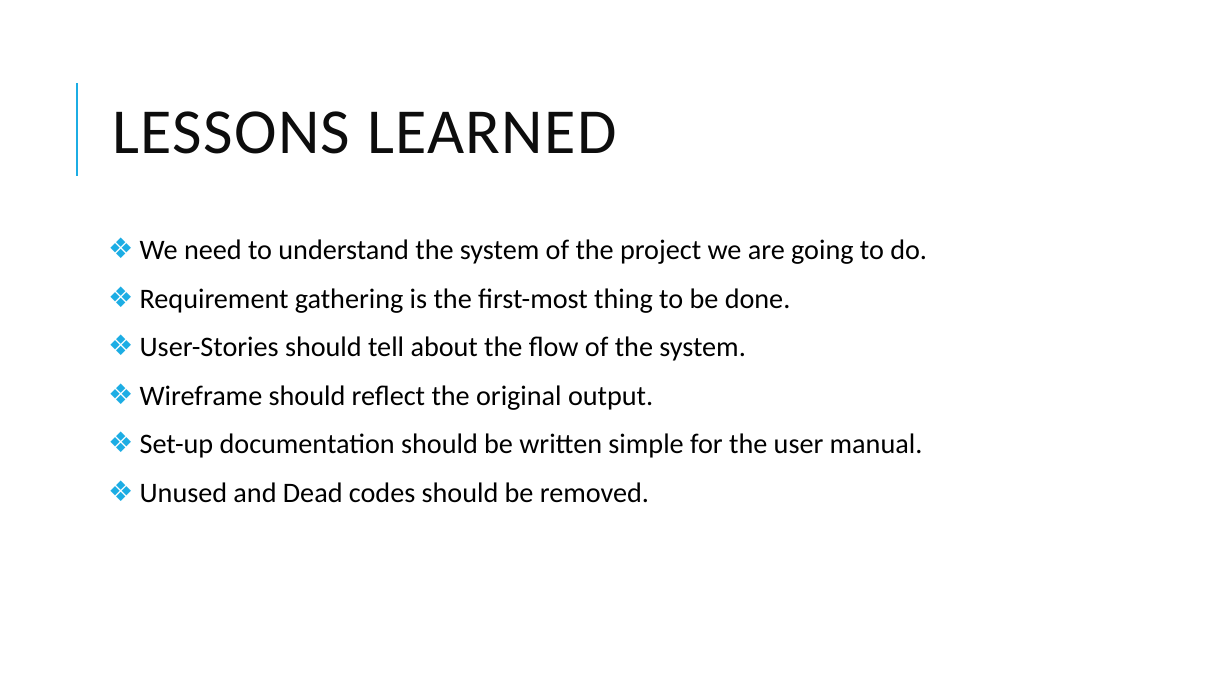
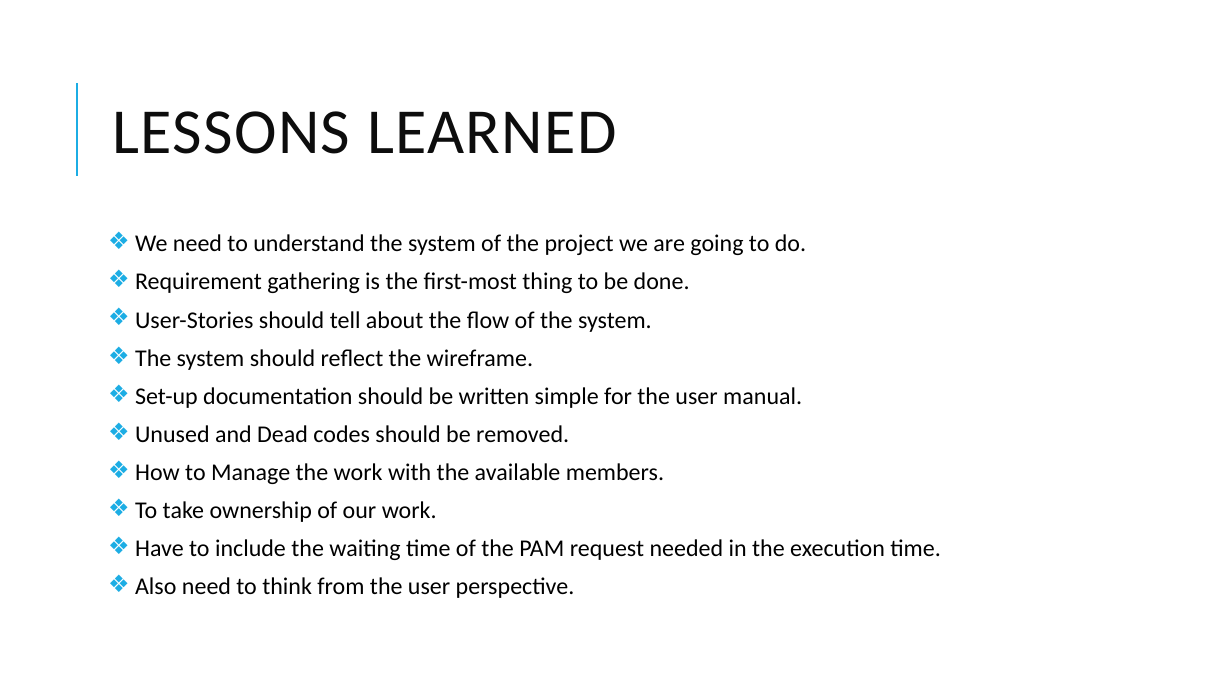
Before and after one commit to arvi9/ASPNet-WebAPI-Anngular-Project, a slide deck: slide 11 of Aurora/Demo/Aurora Demo.pptx. Drawn at 1232x693 pixels with LibreOffice and Linux fonts; fonts in the diff are those of the drawing. Boxes give left, top, right and bottom in pixels: in the first picture for what was removed or moved away, otherwise in the second. Text is boxed around its words. In the diff, an @@ line names an element or a change of style, - is before the commit and + after.

```diff
--- a/Aurora/Demo/Aurora Demo.pptx
+++ b/Aurora/Demo/Aurora Demo.pptx
@@ text at [135,234,806,442]: size 22 to 18.7 pt in "We need to understand the system of ...", "Requirement gathering is the first-most thing to ...", "User-Stories should tell about the flow of ...", "Set-up documentation should be written simple for ..." and 1 more places; line spacing 0.9 to 0.7 @@
@@ text at [135,349,533,370]: text changed; size 22 to 18.7 pt @@
-❖ Wireframe should reflect the original output.
+❖ The system should reflect the wireframe.
@@ text at [135,463,941,598]: paragraphs added @@
+❖ How to Manage the work with the available members.
+❖ To take ownership of our work.
+❖ Have to include the waiting time of the PAM request needed in the execution time.
+❖ Also need to think from the user perspective.
```
Also in this commit, not shown: 7 other slides changed, 2 slides added, 1 slide removed.
